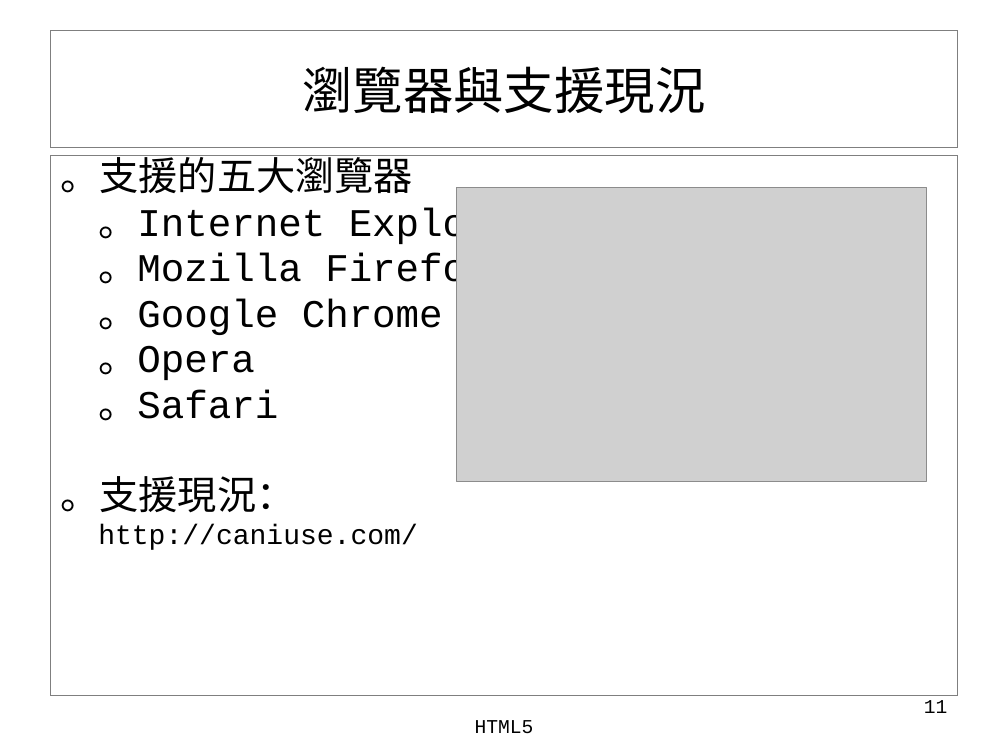
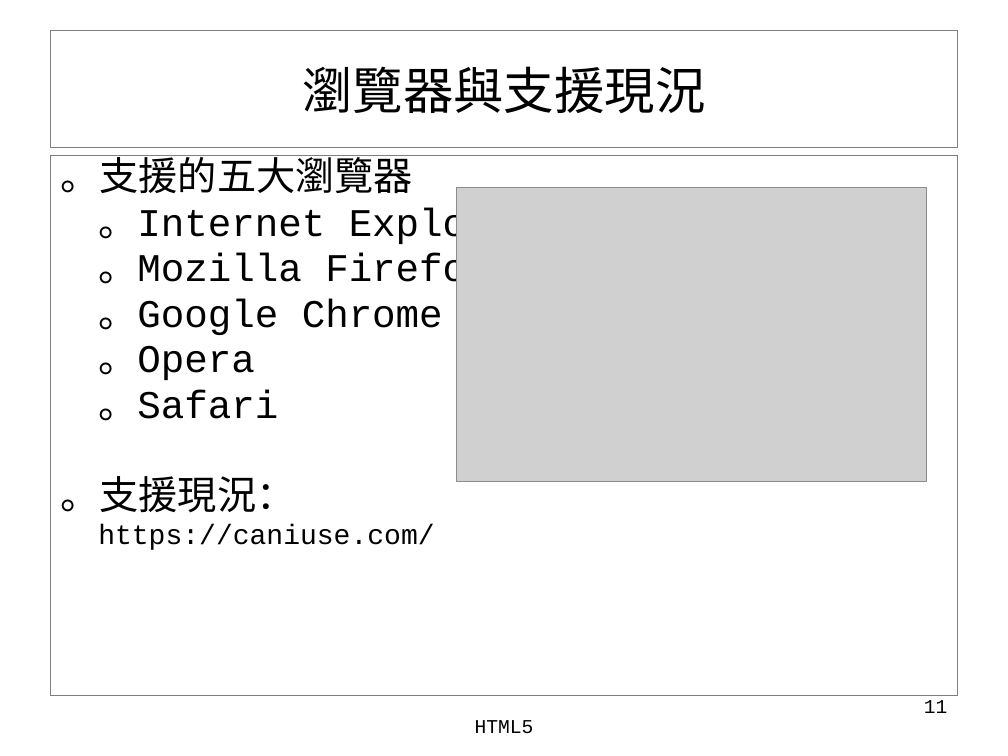
Before and after one commit to dive880217/HTML5api, a slide deck: slide 11 of tools/HTML5.pptx. Drawn at 1008x756 pixels with LibreOffice and Linux fonts; fonts in the diff are those of the drawing; grey boxes stand for pictures. Boxes give left, top, right and bottom in pixels: in the first picture for what was removed or moved away, otherwise in the second. Text is boxed around its words. In the diff, an @@ line names an element or a change of style, - is before the commit and + after.

```diff
--- a/tools/HTML5.pptx
+++ b/tools/HTML5.pptx
@@ text at (x1=98, y1=524, x2=434, y2=550): text changed @@
-http://caniuse.com/
+https://caniuse.com/
```
Also in this commit, not shown: 5 other slides changed, 32 other files.
